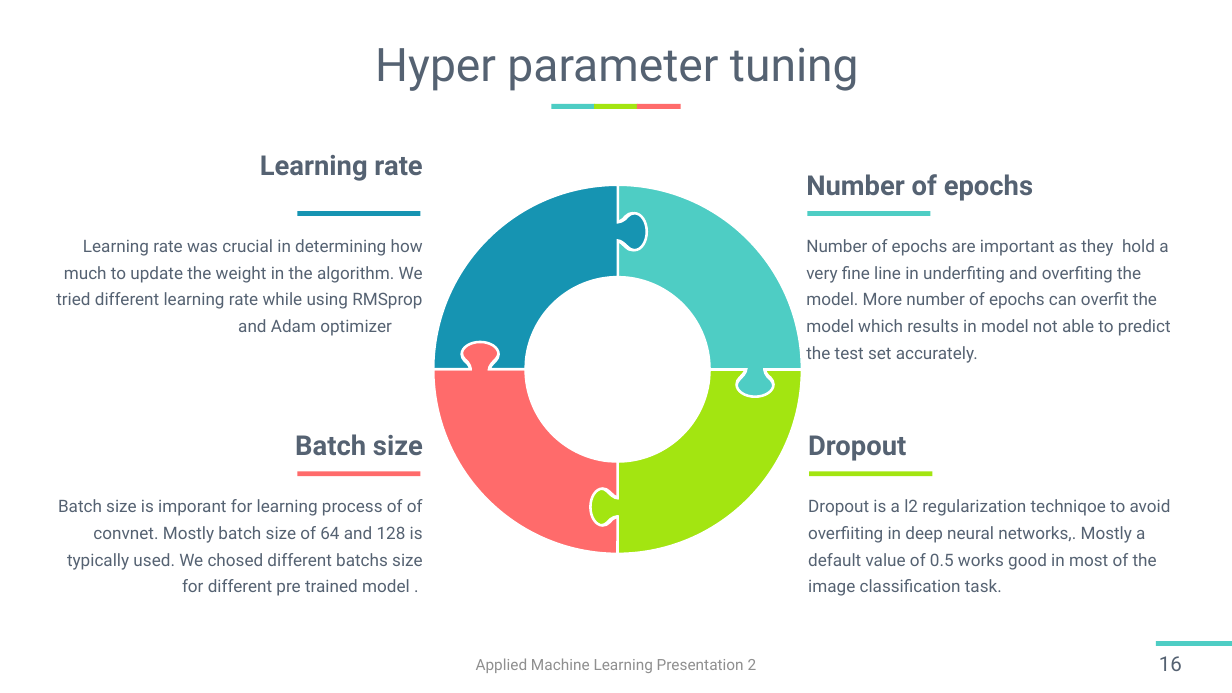
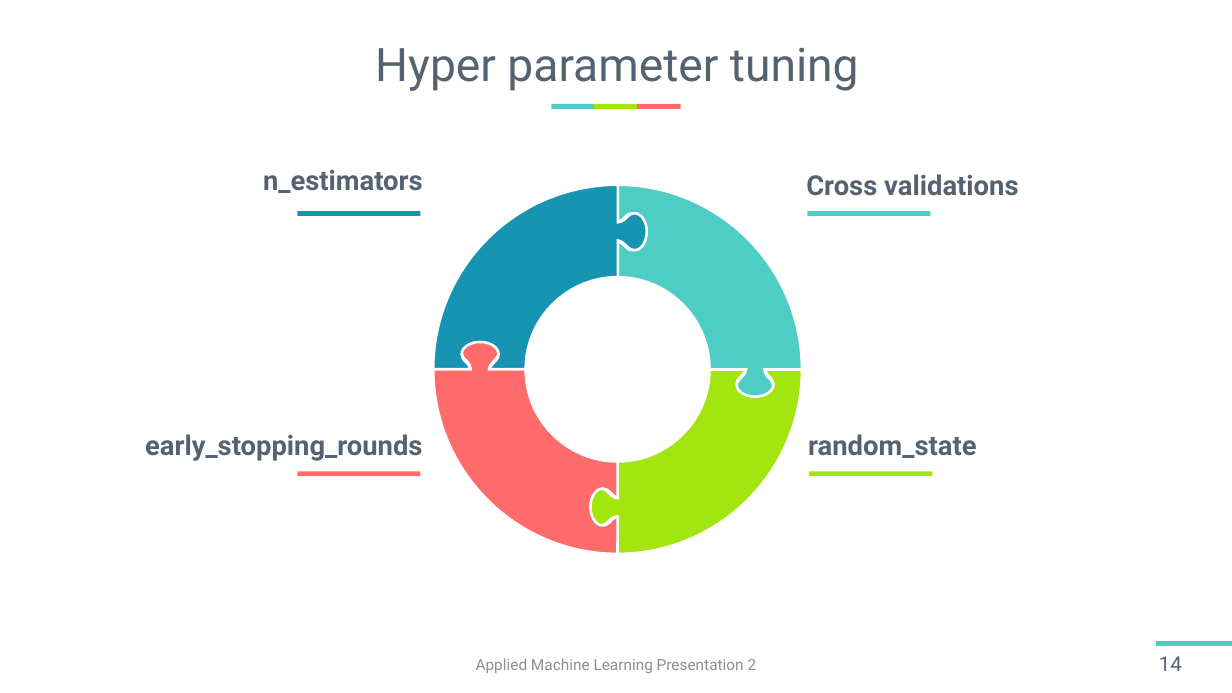
Before and after one commit to harshitsinghai77/garden-nerd-flower-recognition-data-science-competition, a slide deck: slide 14 of Team02_HarshitSinghai_147_0910_B2B5.pptx (slide 16 before the commit). Drawn at 1232x693 pixels with LibreOffice and Linux fonts; fonts in the diff are those of the drawing. Boxes give left, top, right and bottom in pixels: in the first picture for what was removed or moved away, otherwise in the second. Text is boxed around its words. In the diff, an @@ line names an element or a change of style, - is before the commit and + after.

```diff
--- a/Team02_HarshitSinghai_147_0910_B2B5.pptx
+++ b/Team02_HarshitSinghai_147_0910_B2B5.pptx
@@ text at bbox=[263, 170, 423, 193]: text changed @@
-Learning rate
+n_estimators
@@ text at bbox=[806, 174, 1018, 196]: text changed @@
-Number of epochs
+Cross validations
@@ text removed at bbox=[56, 239, 423, 336] @@
-Learning rate was crucial in determining how much to update the weight in the algorithm. We tried different learning rate while using RMSprop and Adam optimizer
@@ text removed at bbox=[806, 239, 1171, 363] @@
-Number of epochs are important as they hold a very fine line in underfiting and overfiting the model. More number of epochs can overfit the model which results in model not able to predict the test set accurately.
@@ text at bbox=[145, 434, 422, 461]: text changed @@
-Batch size
+early_stopping_rounds
@@ text at bbox=[808, 434, 976, 458]: text changed @@
-Dropout
+random_state
@@ text removed at bbox=[58, 499, 423, 596] @@
-Batch size is imporant for learning process of of convnet. Mostly batch size of 64 and 128 is typically used. We chosed different batchs size for different pre trained model .
@@ text removed at bbox=[808, 499, 1171, 596] @@
-Dropout is a l2 regularization techniqoe to avoid overfiiting in deep neural networks,. Mostly a default value of 0.5 works good in most of the image classification task.
@@ page number at bbox=[1159, 656, 1182, 671]: text changed @@
-16
+14
```
Also in this commit, not shown: 7 other slides changed, 3 slides added, 10 slides removed.
